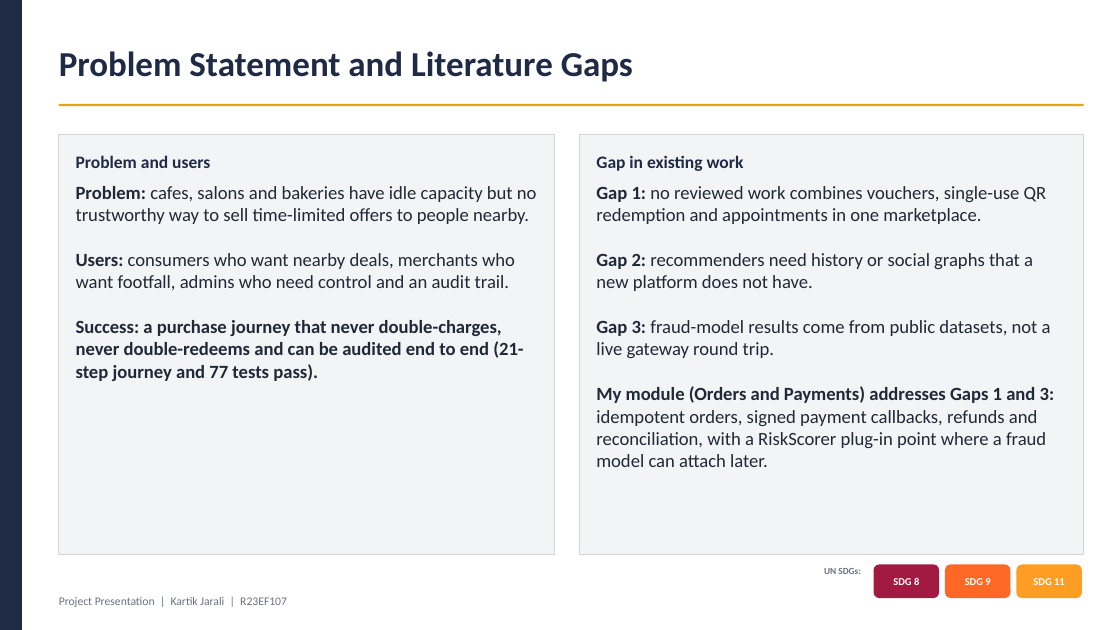
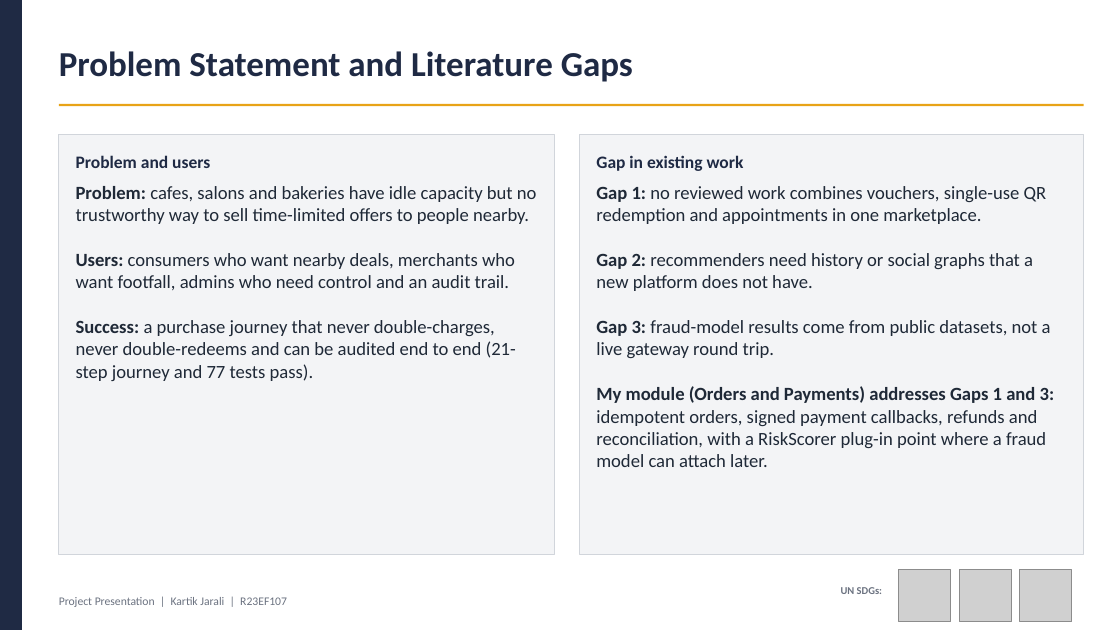
Before and after one commit to Kartikjarali010/next-to, a slide deck: slide 2 of docs/NextTo_Phase1_Presentation_Kartik.pptx. Drawn at 1120x630 pixels with LibreOffice and Linux fonts; fonts in the diff are those of the drawing; grey boxes stand for pictures. Boxes give left, top, right and bottom in pixels: in the first picture for what was removed or moved away, otherwise in the second. Text is boxed around its words. In the diff, an @@ line names an element or a change of style, - is before the commit and + after.

```diff
--- a/docs/NextTo_Phase1_Presentation_Kartik.pptx
+++ b/docs/NextTo_Phase1_Presentation_Kartik.pptx
@@ text at [76,320,516,381]: bold off in "a purchase journey that never double-charges, never ..." @@
@@ rounded rectangle removed at [874,565,939,598] @@
-SDG 8
@@ rounded rectangle removed at [945,565,1011,598] @@
-SDG 9
@@ rounded rectangle removed at [1017,565,1082,598] @@
-SDG 11
@@ text "UN SDGs:": place and size @@
-text "UN SDGs:" at [824,568,861,574]
+text "UN SDGs:" at [841,587,882,594]
@@ text "UN SDGs:" at [841,587,882,594]: size 8 to 9 pt @@
@@ picture added at [899,570,951,622] @@
@@ picture added at [960,570,1012,622] @@
@@ picture added at [1020,570,1072,622] @@
```
Also in this commit, not shown: 2 other slides changed, 3 other files.
